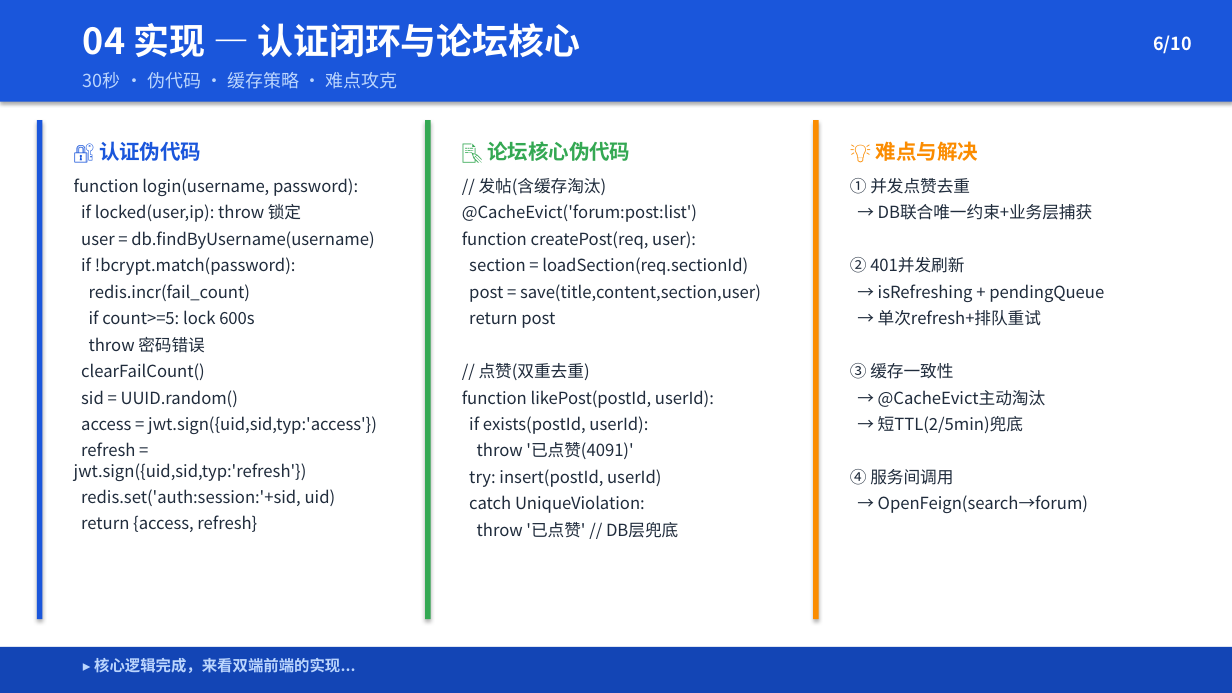
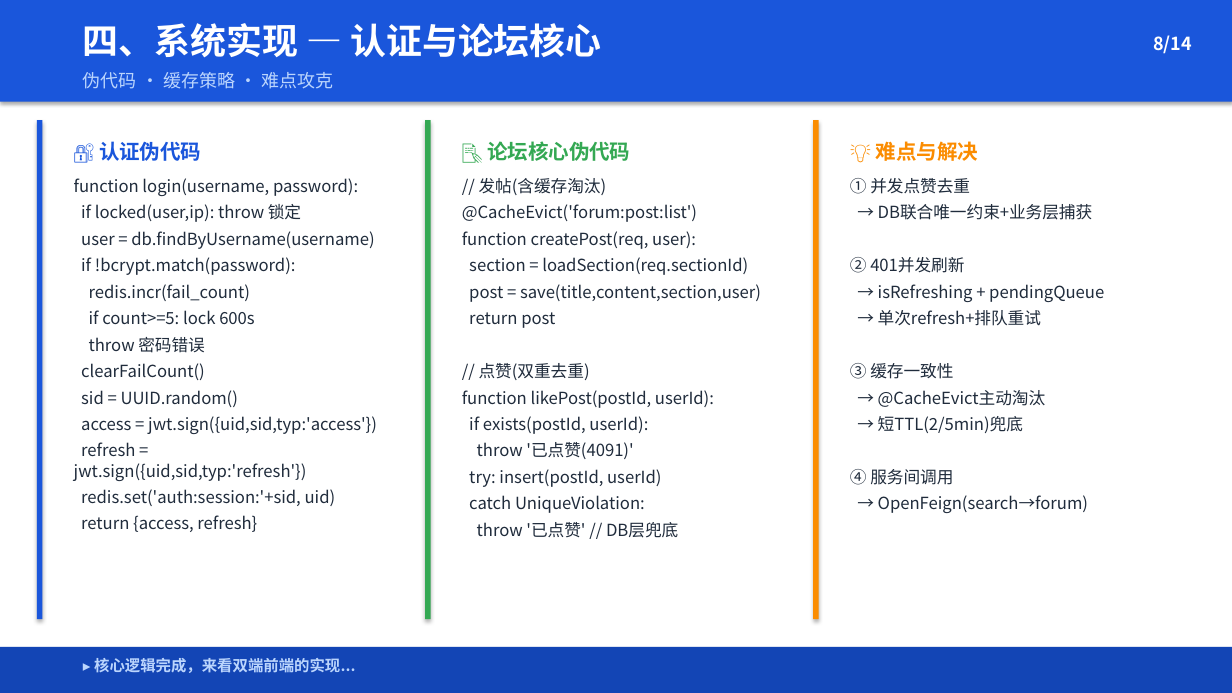
Before and after one commit to Wkjlovec/graduation_project_zhuang, a slide deck: slide 8 of docs/毕业答辩PPT.pptx (slide 6 before the commit). Drawn at 1232x693 pixels with LibreOffice and Linux fonts; fonts in the diff are those of the drawing. Boxes give left, top, right and bottom in pixels: in the first picture for what was removed or moved away, otherwise in the second. Text is boxed around its words. In the diff, an @@ line names an element or a change of style, - is before the commit and + after.

```diff
--- a/docs/毕业答辩PPT.pptx
+++ b/docs/毕业答辩PPT.pptx
@@ text at (83, 23, 601, 58): text changed @@
-04 实现 — 认证闭环与论坛核心
+四、系统实现 — 认证与论坛核心
@@ text at (1153, 35, 1192, 54): text changed @@
-6/10
+8/14
@@ text at (83, 72, 333, 89): text changed @@
-30秒 · 伪代码 · 缓存策略 · 难点攻克
+伪代码 · 缓存策略 · 难点攻克
```
Also in this commit, not shown: 6 other slides changed, 5 slides added, 1 slide removed, 1 other file.
